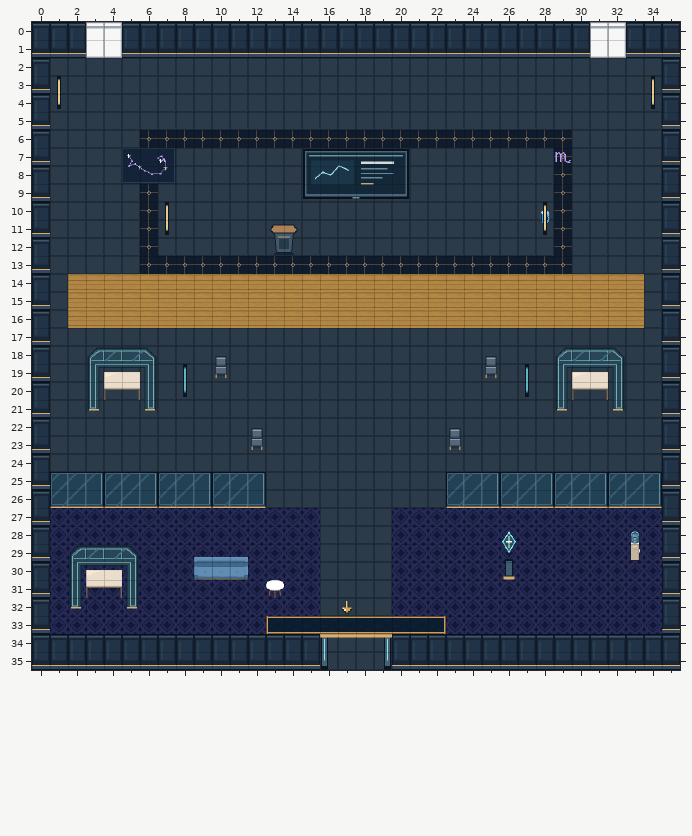
An edit to a level. Tiled map (JSON), maps/preview/speaker-scorpio.tmj. Above is the file before it was changed.
Cells are 32x32 px. Shown: x 0..35, y 0..35.
The result:
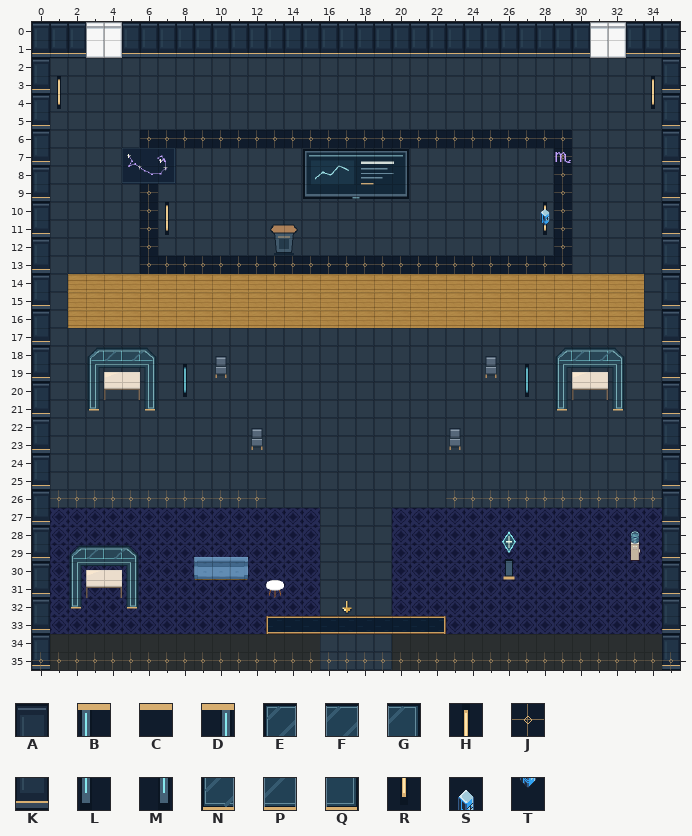
Key: from "art-0": A 0, B 1, C 2, D 4, E 9, F 10, G 11, H 12, J 15, K 16, L 17, M 20, N 25, P 26, Q 27, R 28; from "art-5": S 55, T 69.
_ is an empty cell, # one hidden under a higher layer.
What changed:
Layer "scenery-belowAvatar-0":
y 10: x 28 S -> H
y 11: x 28 T -> R
y 26: x 1..12 ____________ -> JJJJJJJJJJJJ; x 23..34 ____________ -> JJJJJJJJJJJJ
y 35: x 16..19 ____ -> JJJJ
Layer "scenery-belowAvatar-1":
y 10: x 28 _ -> S
y 11: x 28 _ -> T
Layer "scenery-belowAvatar-2":
y 35: x 0 _ -> K; x 35 _ -> K
Layer "scenery-belowAvatar-3":
y 35: x 0..15 ________________ -> JJJJJJJJJJJJJJJJ; x 20..35 ________________ -> JJJJJJJJJJJJJJJJ
Layer "scenery-aboveAvatar-0" (removed):
y 10: x 28 H -> _
y 11: x 28 R -> _
y 25: x 1..12 EFGEFGEFGEFG -> ____________; x 23..34 EFGEFGEFGEFG -> ____________
y 26: x 1..12 NPQNPQNPQNPQ -> ____________; x 23..34 NPQNPQNPQNPQ -> ____________
y 34: x 16..19 BCCD -> ____
y 35: x 0 # -> _; x 16 L -> _; x 19 M -> _; x 35 # -> _
Layer "scenery-aboveAvatar-1" (removed):
y 34: x 1..15 AAAAAAAAAAAAAAA -> _______________; x 20..34 AAAAAAAAAAAAAAA -> _______________
y 35: x 0..15 KKKKKKKKKKKKKKKK -> ________________; x 20..35 KKKKKKKKKKKKKKKK -> ________________
Pixel boxes of the changes (left, top, right, bottom) in both pictures:
changed: (543, 209, 547, 226)
changed: (50, 472, 266, 508)
changed: (446, 472, 662, 508)
changed: (32, 634, 680, 670)
